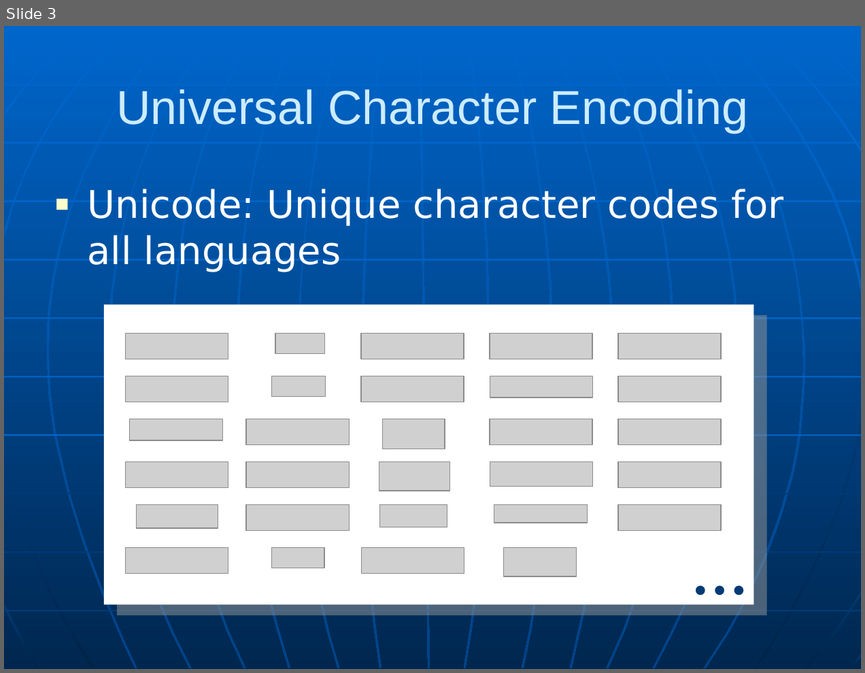
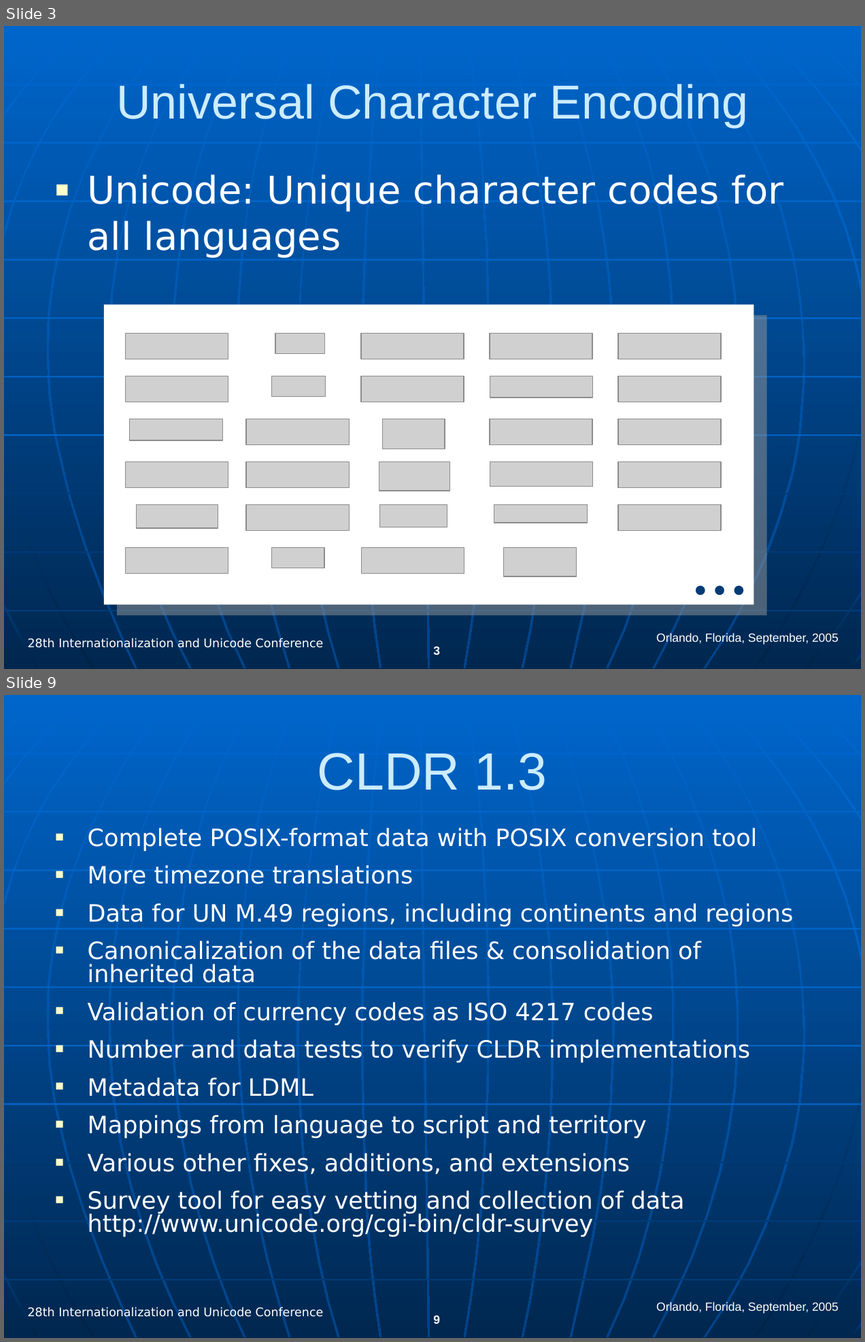
Before and after one commit to michkovsky/cldr, a slide deck: docs/presentations/cldr_overview.ppt. Shown one above the other, each under a label of ours: slide 3 before the commit, slides 3 and 9 after it; the slides between them are not shown. The pictures are 865x673 and 865x1342 pixels, drawn with LibreOffice and Linux fonts; fonts in the diff are those of the drawing; grey boxes stand for pictures. Boxes give left, top, right and bottom in pixels: in the first picture for what was removed or moved away, otherwise in the second. Text is boxed around its words. In the diff, an @@ line names an element or a change of style, - is before the commit and + after.

```diff
--- a/docs/presentations/cldr_overview.ppt
+++ b/docs/presentations/cldr_overview.ppt
@@ slide 9 added at (4,695,861,1338), background gradient #0066CC to #00274F; not listed: 36 template elements that a slide beside it also shows @@
@@ title added at (317,753,547,790), 44 pt, text #CCECFF @@
+CLDR 1.3
@@ text added at (88,828,793,1237), 20 pt, text #FFFFFF @@
+■ Complete POSIX-format data with POSIX conversion tool
+■ More timezone translations
+■ Data for UN M.49 regions, including continents and regions
+■ Canonicalization of the data files & consolidation of inherited data
+■ Validation of currency codes as ISO 4217 codes
+■ Number and data tests to verify CLDR implementations
+■ Metadata for LDML
+■ Mappings from language to script and territory
+■ Various other fixes, additions, and extensions
+■ Survey tool for easy vetting and collection of data http://www.unicode.org/cgi-bin/cldr-survey
@@ text added at (28,1307,324,1319), 10 pt, text #FFFFFF @@
+28th Internationalization and Unicode Conference
@@ slide 3 changed as well @@
@@ title "Universal Character Encoding": place and size @@
-title "Universal Character Encoding" at (116,89,749,133)
+title "Universal Character Encoding" at (116,84,749,127)
@@ text "Unicode: Unique character codes for ...": place and size @@
-text "Unicode: Unique character codes for ..." at (88,189,783,271)
+text "Unicode: Unique character codes for ..." at (88,174,783,257)
@@ text added at (656,633,838,645), 10 pt, text #FFFFFF @@
+Orlando, Florida, September, 2005
@@ text added at (28,638,324,650), 10 pt, text #FFFFFF @@
+28th Internationalization and Unicode Conference
@@ page number added at (433,646,440,654), 10 pt, text #FFFFFF, bold @@
+3
```
Also in this commit, not shown: 14 other slides changed, 15 other slides added, 5 slides removed.
